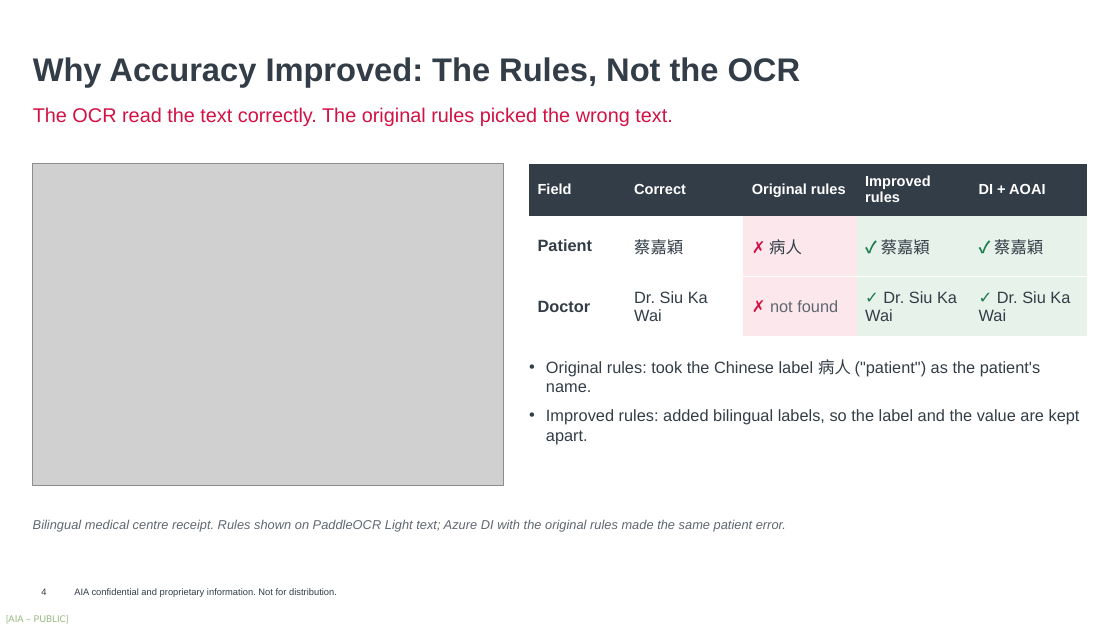
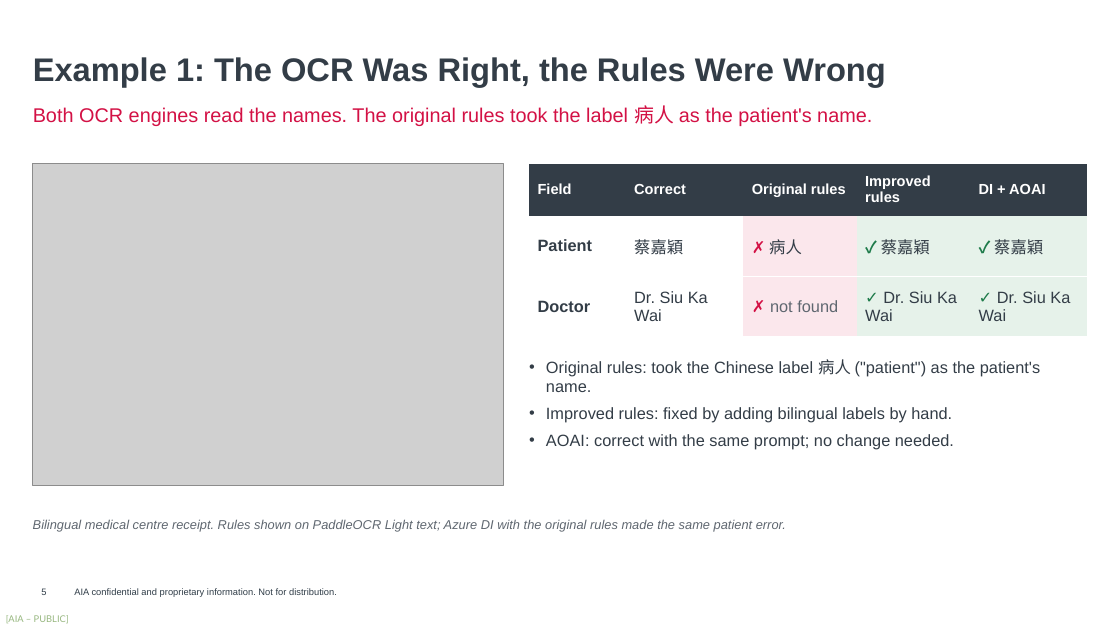
Before and after one commit to harrysokool/playground, a slide deck: slide 5 of ppt/ocr_benchmark/current/OCR_Benchmark_V2.pptx (slide 4 before the commit). Drawn at 1120x630 pixels with LibreOffice and Linux fonts; fonts in the diff are those of the drawing; grey boxes stand for pictures; background and template pictures are left out. Boxes give left, top, right and bottom in pixels: in the first picture for what was removed or moved away, otherwise in the second. Text is boxed around its words. In the diff, an @@ line names an element or a change of style, - is before the commit and + after.

```diff
--- a/ppt/ocr_benchmark/current/OCR_Benchmark_V2.pptx
+++ b/ppt/ocr_benchmark/current/OCR_Benchmark_V2.pptx
@@ text at bbox=[33, 57, 886, 87]: text changed @@
-Why Accuracy Improved: The Rules, Not the OCR
+Example 1: The OCR Was Right, the Rules Were Wrong
@@ text at bbox=[33, 105, 872, 126]: text changed @@
-The OCR read the text correctly. The original rules picked the wrong text.
+Both OCR engines read the names. The original rules took the label 病人 as the patient's name.
@@ text at bbox=[546, 407, 954, 449]: text changed @@
-• Improved rules: added bilingual labels, so the label and the value are kept apart.
+• Improved rules: fixed by adding bilingual labels by hand.
+• AOAI: correct with the same prompt; no change needed.
@@ page number at bbox=[41, 588, 46, 595]: text changed @@
-4
+5
```
Also in this commit, not shown: 6 other slides changed, 1 slide added, 15 other files.
